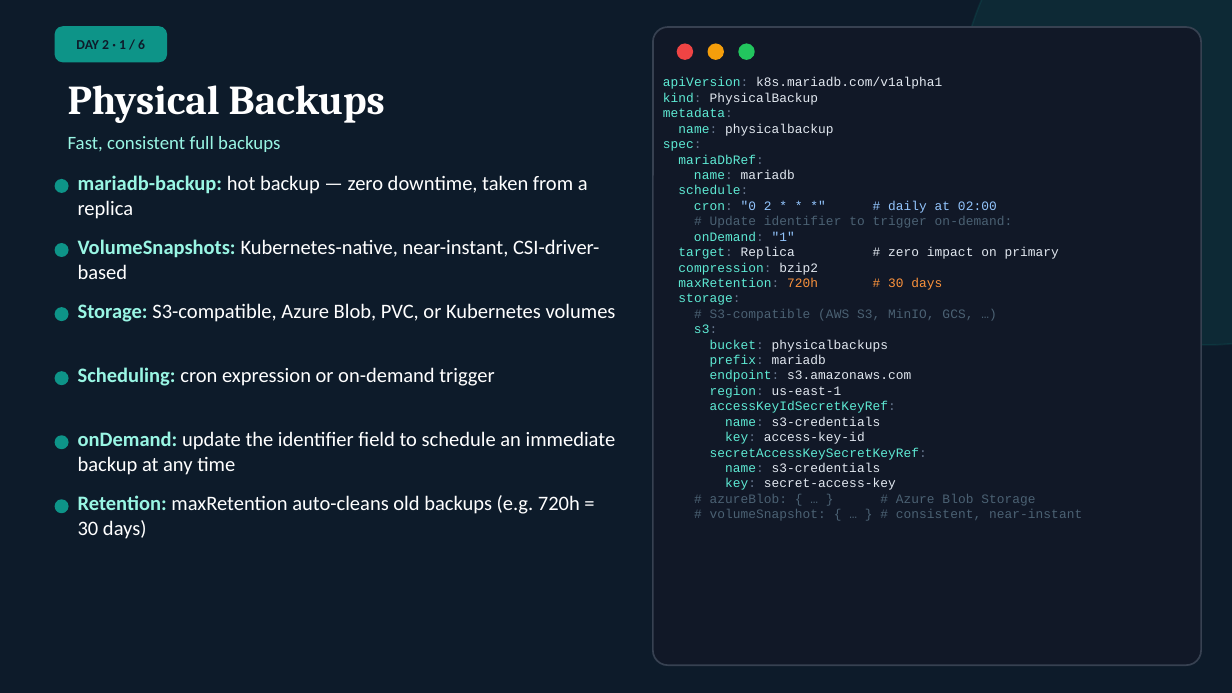
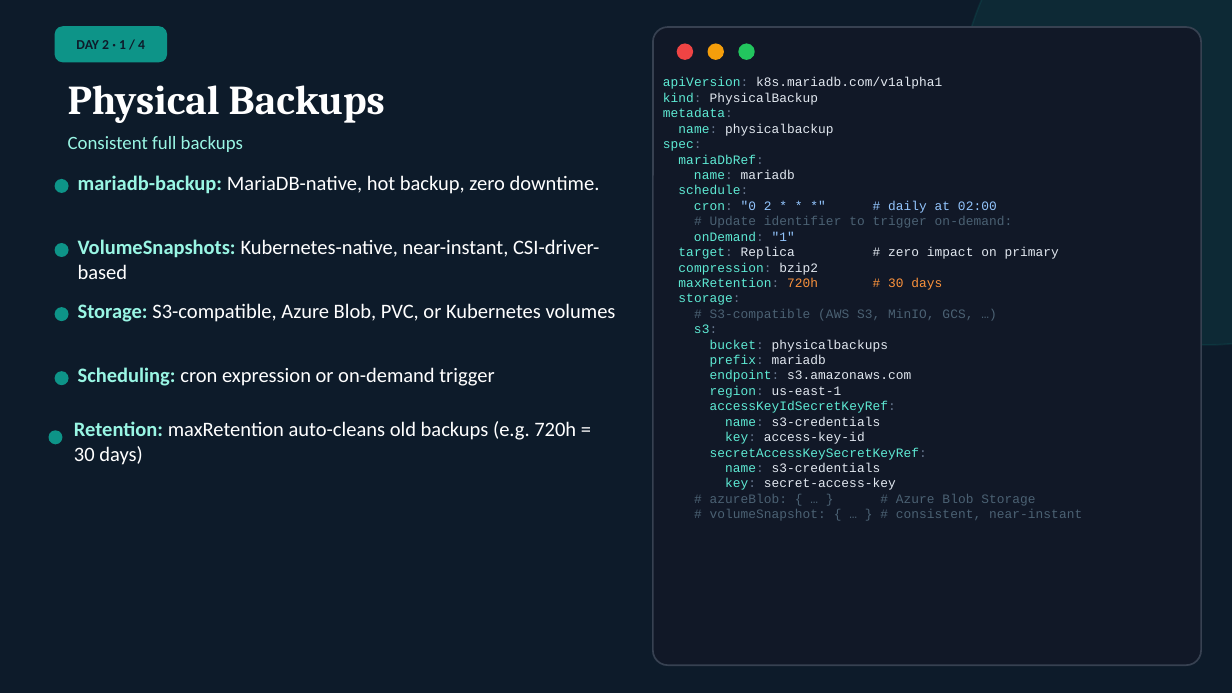
Before and after one commit to mariadb-operator/mariadb-operator, a slide deck: slide 13 of demos/multi-cluster/slides/mariadb-operator.odp. Drawn at 1232x693 pixels with LibreOffice and Linux fonts; fonts in the diff are those of the drawing. Boxes give left, top, right and bottom in pixels: in the first picture for what was removed or moved away, otherwise in the second. Text is boxed around its words. In the diff, an @@ line names an element or a change of style, - is before the commit and + after.

```diff
--- a/demos/multi-cluster/slides/mariadb-operator.odp
+++ b/demos/multi-cluster/slides/mariadb-operator.odp
@@ text at bbox=[76, 40, 145, 49]: text changed @@
-DAY 2 · 1 / 6
+DAY 2 · 1 / 4
@@ text at bbox=[68, 136, 243, 152]: text changed @@
-Fast, consistent full backups
+Consistent full backups
@@ text at bbox=[78, 175, 600, 194]: text changed @@
-mariadb-backup: hot backup — zero downtime, taken from a replica
+mariadb-backup: MariaDB-native, hot backup, zero downtime.
@@ text "Retention: maxRetention auto-cleans old backups ...": place and size @@
-text "Retention: maxRetention auto-cleans old backups ..." at bbox=[78, 495, 580, 539]
+text "Retention: maxRetention auto-cleans old backups ..." at bbox=[74, 421, 576, 465]
@@ ellipse: place and size @@
-ellipse at bbox=[55, 436, 68, 448]
+ellipse at bbox=[49, 431, 62, 444]
@@ text removed at bbox=[78, 431, 616, 475] @@
-onDemand: update the identifier field to schedule an immediate backup at any time
@@ ellipse removed at bbox=[55, 500, 68, 513] @@
```
Also in this commit, not shown: 18 other slides changed, 3 other files.
